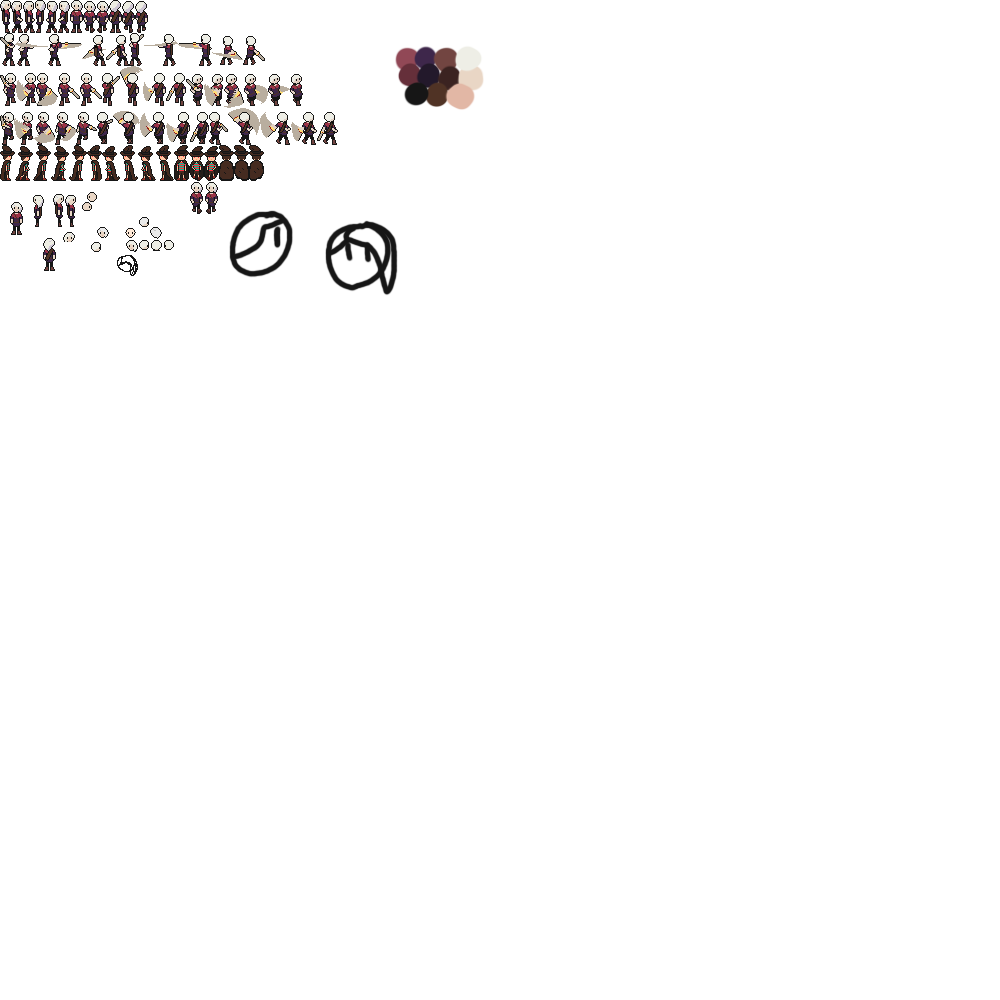
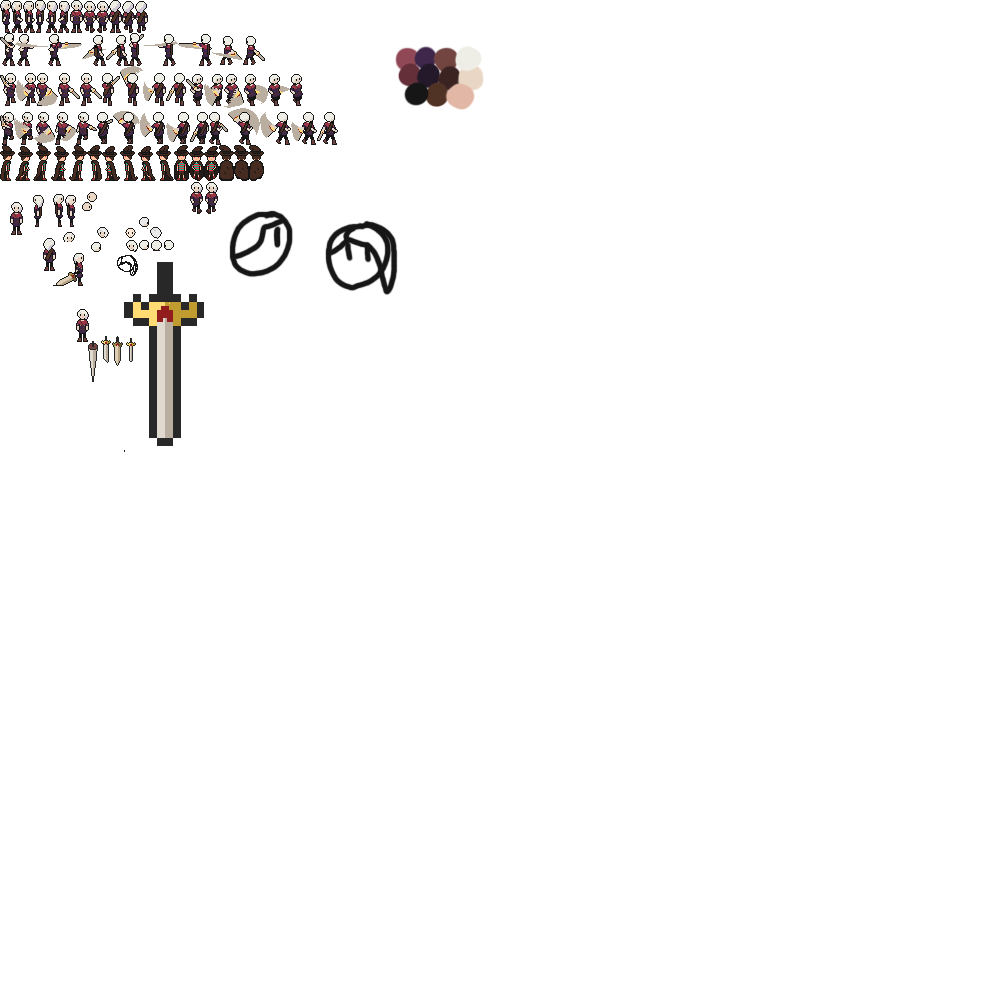
The second (1000, 1000) image is a revision of the first. Changes to its layers:
added layer "Layer 12" above "Layer 16" over [76, 309, 89, 342]
added layer "Layer 19" above "Layer 18" over [53, 228, 148, 286]
added layer "Layer 15" above "Layer 14" over [88, 303, 170, 382]
added layer "Layer 14" above "Layer 1" over [124, 262, 204, 452]
painted on "Layer 1" over [2, 13, 146, 23]
